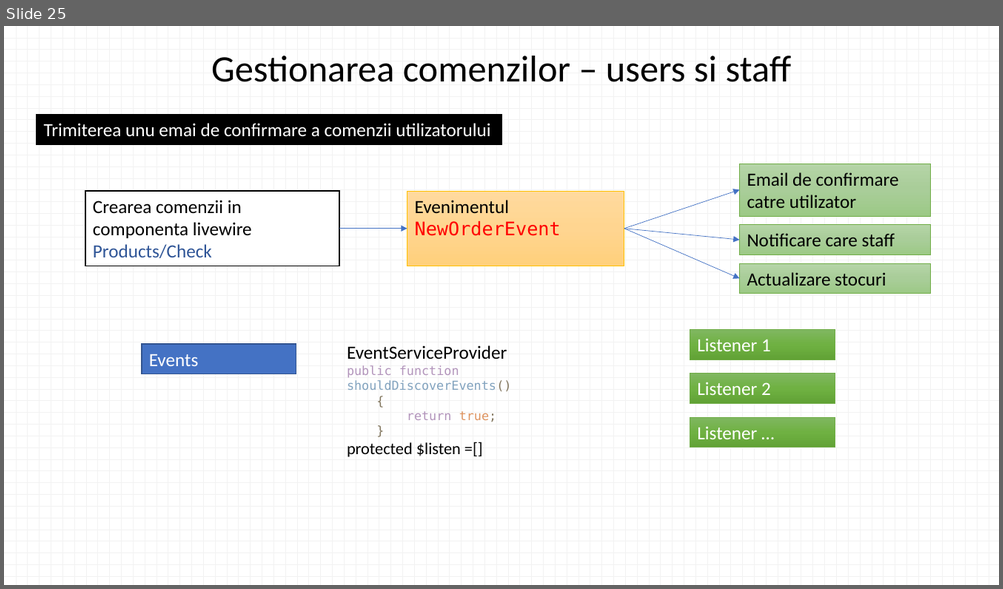
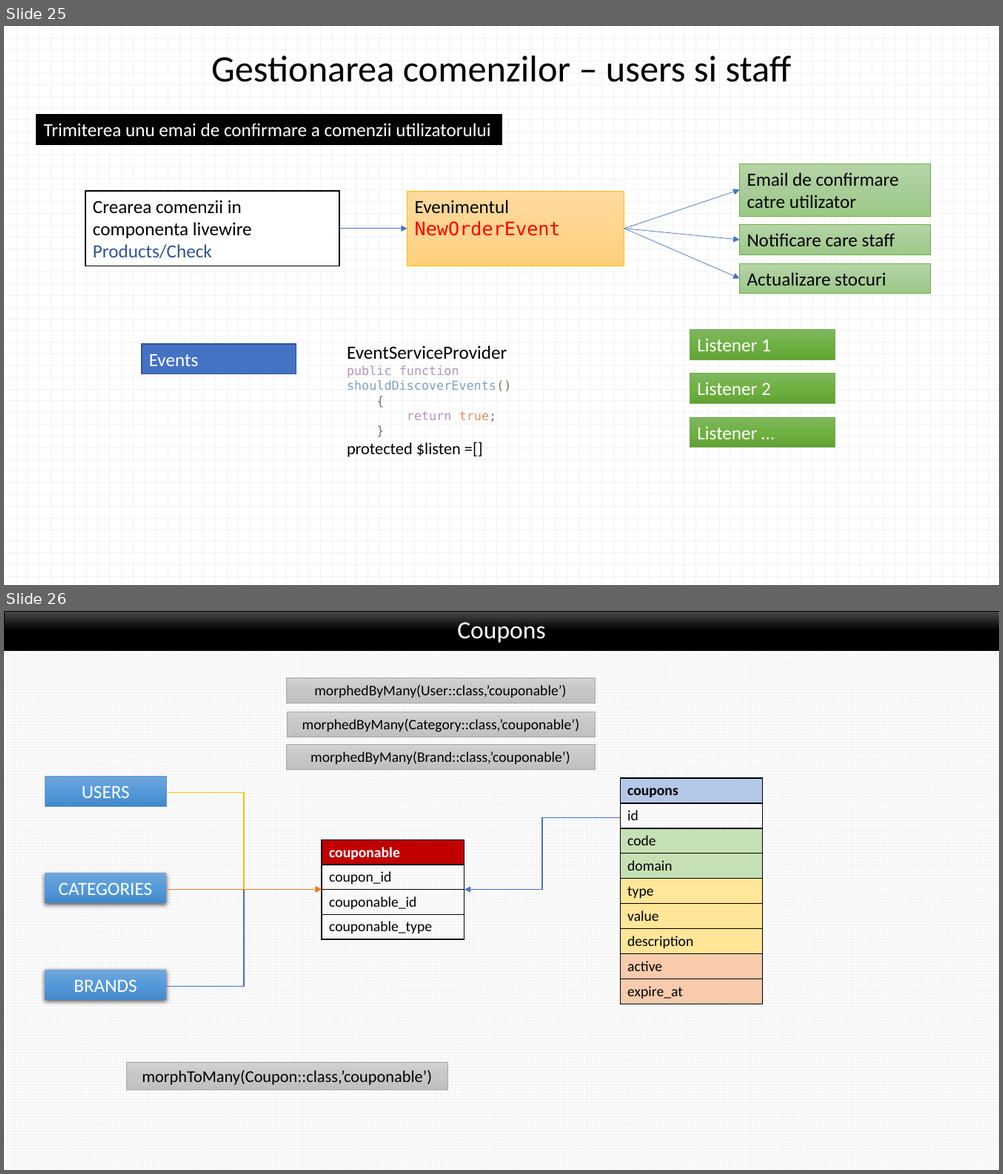
Before and after one commit to laravelRo/lrv8_emag_yt_tutorial, a slide deck: _presentation/prezentare_aplicatie.pptx. Shown one above the other, each under a label of ours: slide 25 before the commit, slides 25 and 26 after it. The pictures are 1003x589 and 1003x1174 pixels, drawn with LibreOffice and Linux fonts; fonts in the diff are those of the drawing. Boxes give left, top, right and bottom in pixels: in the first picture for what was removed or moved away, otherwise in the second. Text is boxed around its words. In the diff, an @@ line names an element or a change of style, - is before the commit and + after.

Commit message:
coupon general
Coupon CRUD, apply general coupon

```diff
--- a/_presentation/prezentare_aplicatie.pptx
+++ b/_presentation/prezentare_aplicatie.pptx
@@ slide 26 added at <box>4,611,999,1170</box>, background pattern #F2F2F2 on #FFFFFF @@
@@ title added at <box>4,611,999,650</box>, fill gradient #4B4B4B to #000000, outline #000000 0.5 pt, 24 pt, text #FFFFFF @@
+Coupons
@@ rectangle added at <box>287,678,595,703</box>, fill gradient #D2D2D2 to #C8C8C8 to #C0C0C0, outline #A5A5A5 0.5 pt, 14 pt, text #000000 @@
+morphedByMany(User::class,’couponable’)
@@ rectangle added at <box>287,712,595,737</box>, fill gradient #D2D2D2 to #C8C8C8 to #C0C0C0, outline #A5A5A5 0.5 pt, 14 pt, text #000000 @@
+morphedByMany(Category::class,’couponable’)
@@ rectangle added at <box>287,744,595,770</box>, fill gradient #D2D2D2 to #C8C8C8 to #C0C0C0, outline #A5A5A5 0.5 pt, 14 pt, text #000000 @@
+morphedByMany(Brand::class,’couponable’)
@@ rectangle added at <box>45,777,166,806</box>, fill gradient #71A6DB to #559BDB to #448ACA, outline #5B9BD5 0.5 pt, 18 pt, text #FFFFFF @@
+USERS
@@ table added at <box>620,778,762,1002</box>, 9 rows, 1 columns @@
+coupons
+id
+code
+domain
+type
+value
+description
+active
+expire_at
@@ elbow arrow added from (166, 793) to (322, 890), #FFC000 1 pt @@
@@ elbow arrow added from (620, 817) to (464, 890), #4472C4 1 pt @@
@@ table added at <box>322,840,464,940</box>, 4 rows, 1 columns @@
+couponable
+coupon_id
+couponable_id
+couponable_type
@@ rectangle added at <box>45,874,166,903</box>, fill gradient #71A6DB to #559BDB to #448ACA, 18 pt, text #FFFFFF @@
+CATEGORIES
@@ elbow arrow added from (166, 986) to (322, 890), #4472C4 1 pt @@
@@ arrow added from (166, 890) to (322, 890), #ED7D31 1 pt @@
@@ rectangle added at <box>45,970,166,999</box>, fill gradient #71A6DB to #559BDB to #448ACA, 18 pt, text #FFFFFF @@
+BRANDS
@@ rectangle added at <box>126,1062,447,1090</box>, fill gradient #D2D2D2 to #C8C8C8 to #C0C0C0, outline #A5A5A5 0.5 pt, 16 pt, text #000000 @@
+morphToMany(Coupon::class,’couponable’)
```
Also in this commit, not shown: 1 slide changed, 1 other slide added, 28 other files.
